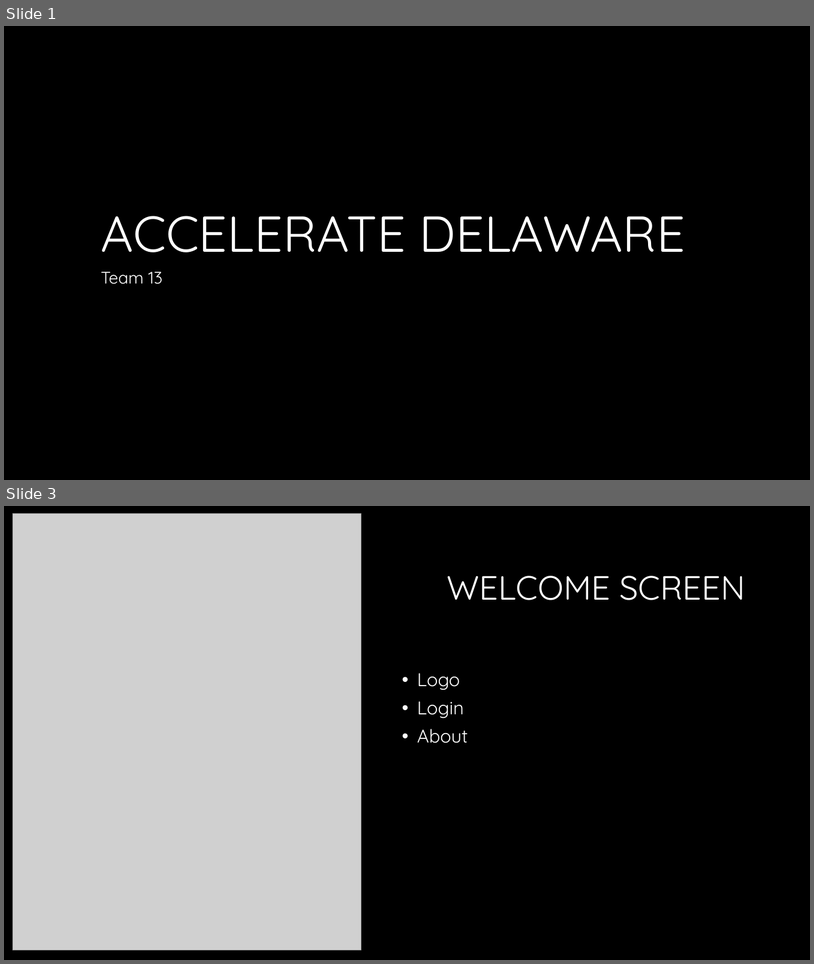
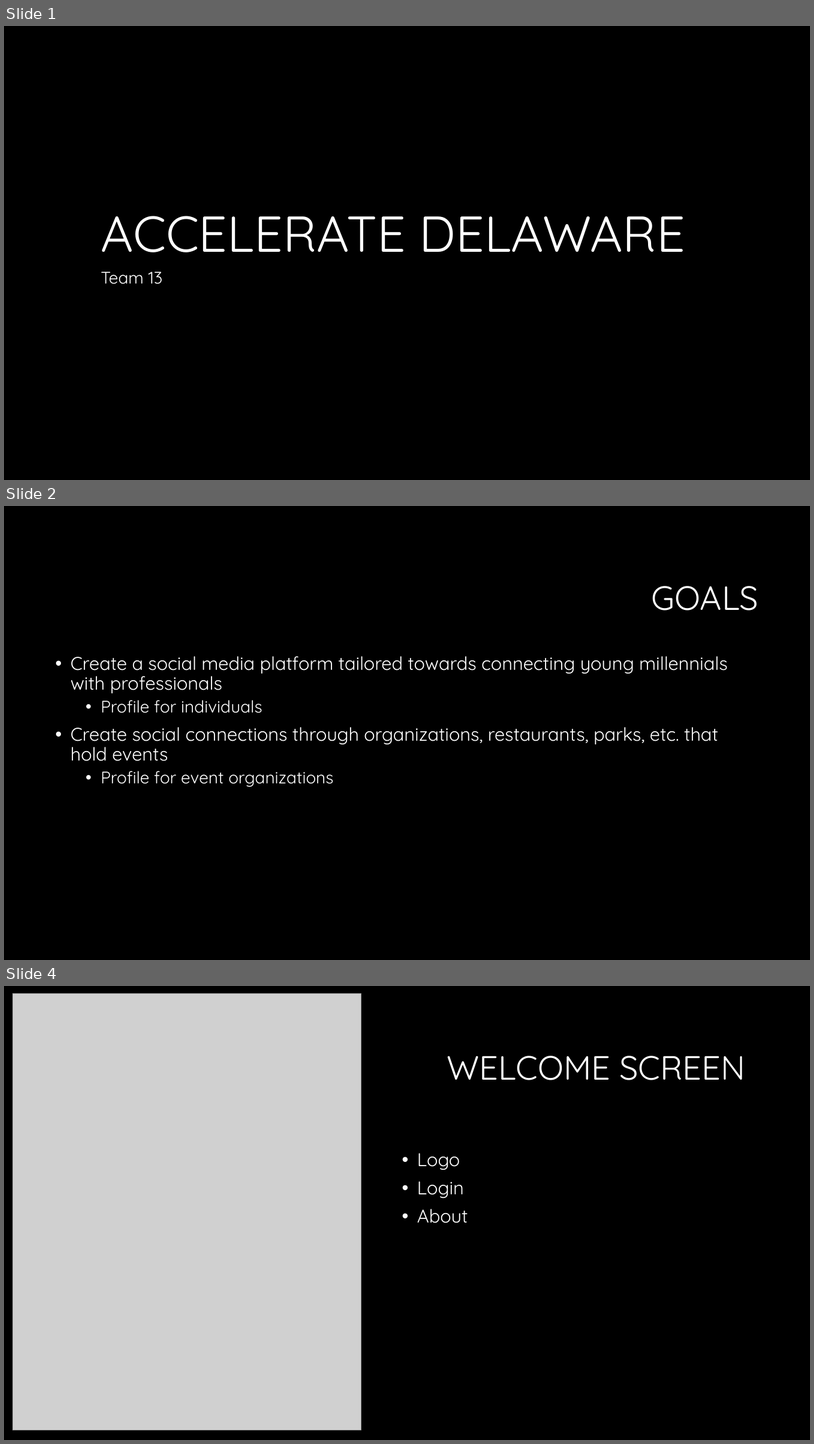
Before and after one commit to Delaware2016/team-13, a slide deck: Accelerate Delaware.pptx. Shown one above the other, each under a label of ours: slides 1 and 3 before the commit, slides 1, 2 and 4 after it; the slides between them are not shown. The pictures are 814x964 and 814x1444 pixels, drawn with LibreOffice and Linux fonts; fonts in the diff are those of the drawing; grey boxes stand for pictures; background and template pictures are left out. Boxes give left, top, right and bottom in pixels: in the first picture for what was removed or moved away, otherwise in the second. Text is boxed around its words. In the diff, an @@ line names an element or a change of style, - is before the commit and + after.

```diff
--- a/Accelerate Delaware.pptx
+++ b/Accelerate Delaware.pptx
@@ slide 2 added at <box>4,506,810,960</box>, background #000000 @@
@@ title added at <box>651,586,759,610</box>, 40 pt, text #FFFFFF @@
+GOALS
@@ text added at <box>71,656,728,787</box>, 22 pt, text #FFFFFF @@
+• Create a social media platform tailored towards connecting young millennials with professionals
+  • Profile for individuals
+• Create social connections through organizations, restaurants, parks, etc. that hold events
+  • Profile for event organizations
@@ what was slide 3 is now slide 4 @@
```
Also in this commit, not shown: 1 slide changed.
